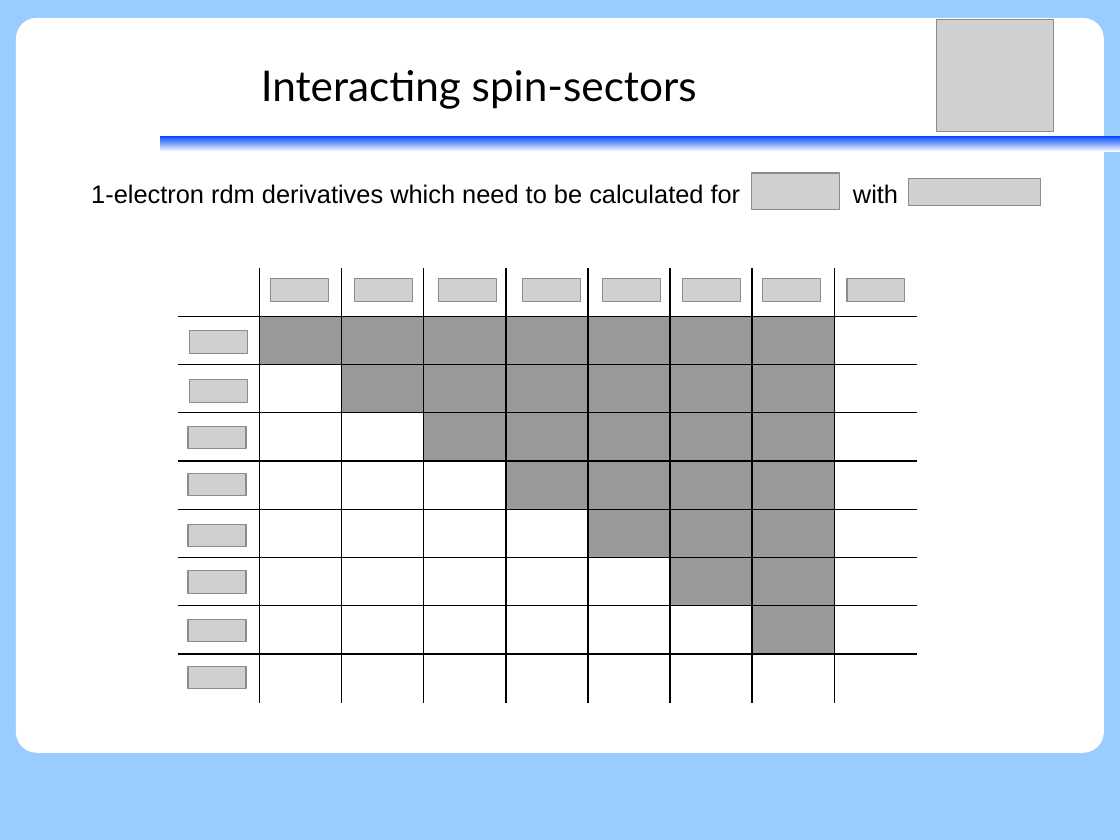
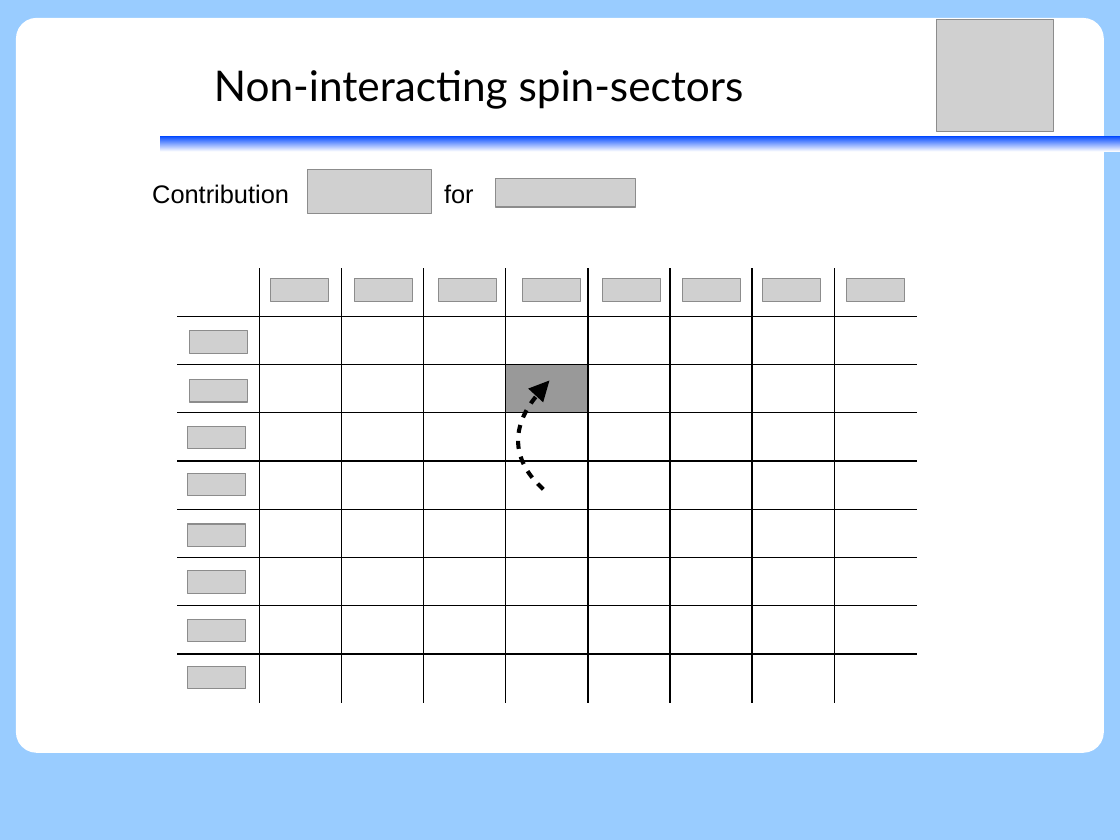
Before and after one commit to peterjohncherry/Presentations-etc, a slide deck: slide 12 of SGROUP02082017/02082017_peter_relxms-wick.odp (slide 11 before the commit). Drawn at 1120x840 pixels with LibreOffice and Linux fonts; fonts in the diff are those of the drawing; grey boxes stand for pictures. Boxes give left, top, right and bottom in pixels: in the first picture for what was removed or moved away, otherwise in the second. Text is boxed around its words. In the diff, an @@ line names an element or a change of style, - is before the commit and + after.

```diff
--- a/SGROUP02082017/02082017_peter_relxms-wick.odp
+++ b/SGROUP02082017/02082017_peter_relxms-wick.odp
@@ title at (214,70,744,109): text changed @@
-Interacting spin-sectors
+Non-interacting spin-sectors
@@ picture: place and size @@
-picture at (909,179,1041,205)
+picture at (308,170,432,213)
@@ picture: place and size @@
-picture at (752,173,839,209)
+picture at (496,179,636,207)
@@ text removed at (91,184,898,204) @@
-1-electron rdm derivatives which need to be calculated for with
@@ text added at (152,184,474,204), 18 pt, text #000000 @@
+Contribution for
@@ table at (178,268,919,703) @@
@@ fill #999999 to none in 18 cells @@
@@ freeform shape added at (518,388,545,490), outline #000000 2.89 pt @@
@@ triangle added at (528,374,557,403), fill #000000 @@
```
Also in this commit, not shown: 14 other slides changed, 2 slides added, 2 slides removed, 1 other file.
